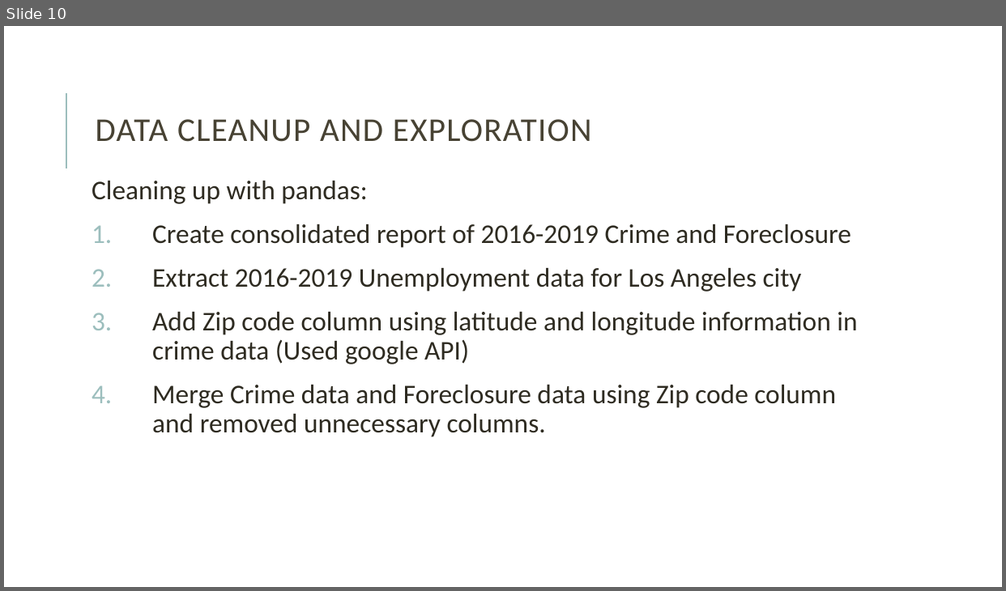
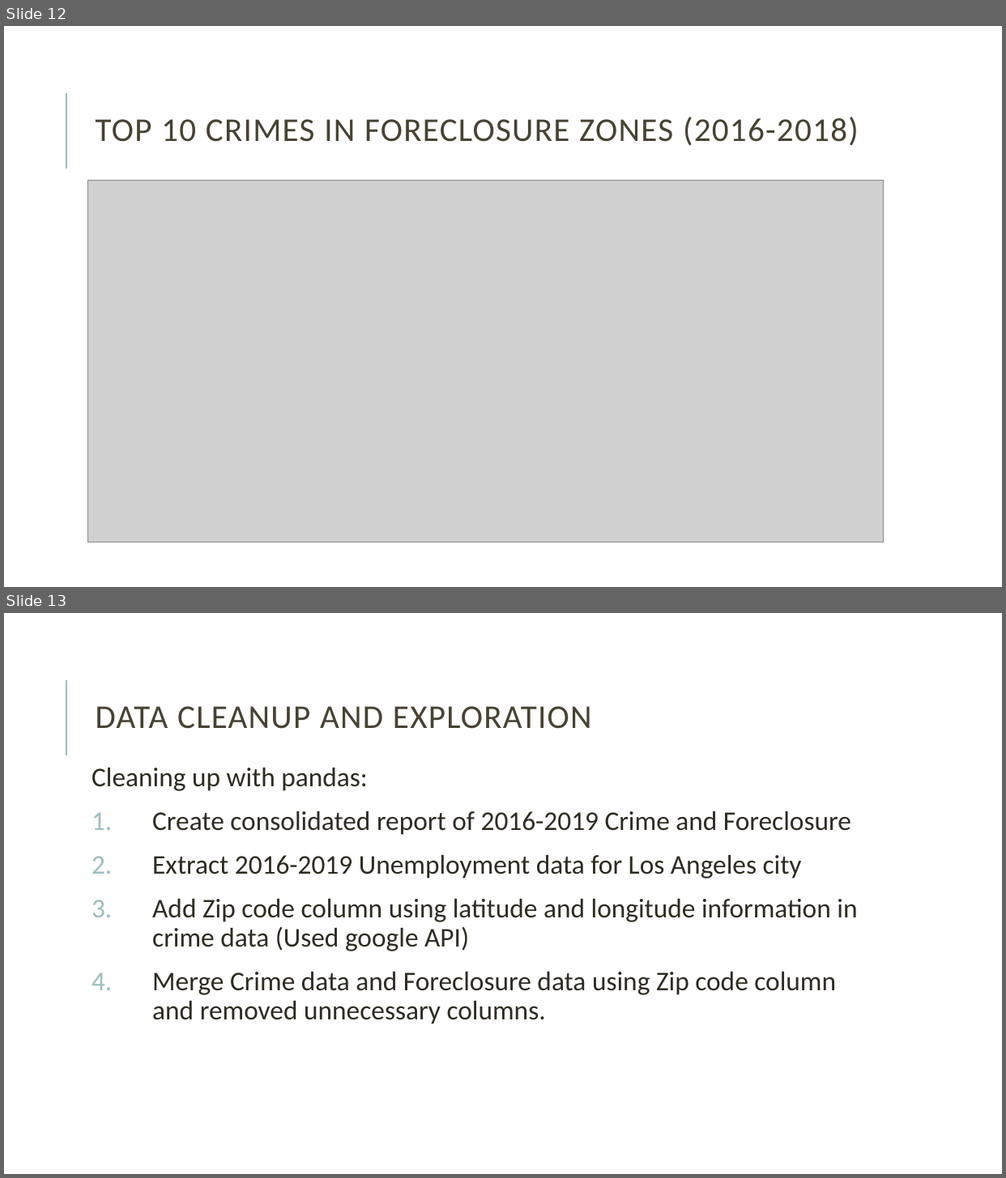
Before and after one commit to rks7255/RUTGProject1, a slide deck: Reena/Presentation Final Draft.pptx. Shown one above the other, each under a label of ours: slide 10 before the commit, slides 12 and 13 after it. The pictures are 1006x591 and 1006x1178 pixels, drawn with LibreOffice and Linux fonts; fonts in the diff are those of the drawing; grey boxes stand for pictures. Boxes give left, top, right and bottom in pixels: in the first picture for what was removed or moved away, otherwise in the second. Text is boxed around its words. In the diff, an @@ line names an element or a change of style, - is before the commit and + after.

```diff
--- a/Reena/Presentation Final Draft.pptx
+++ b/Reena/Presentation Final Draft.pptx
@@ slide 12 added at bbox=[4, 26, 1002, 587], background #FFFFFF; not listed: 1 template element that a slide beside it also shows @@
@@ title added at bbox=[96, 117, 859, 146], 32 pt, text #474233 @@
+TOP 10 CRIMES IN FORECLOSURE ZONES (2016-2018)
@@ picture added at bbox=[88, 180, 884, 543] @@
@@ what was slide 10 is now slide 13 @@
```
Also in this commit, not shown: 5 slides changed, 4 other slides added, 1 slide removed.
